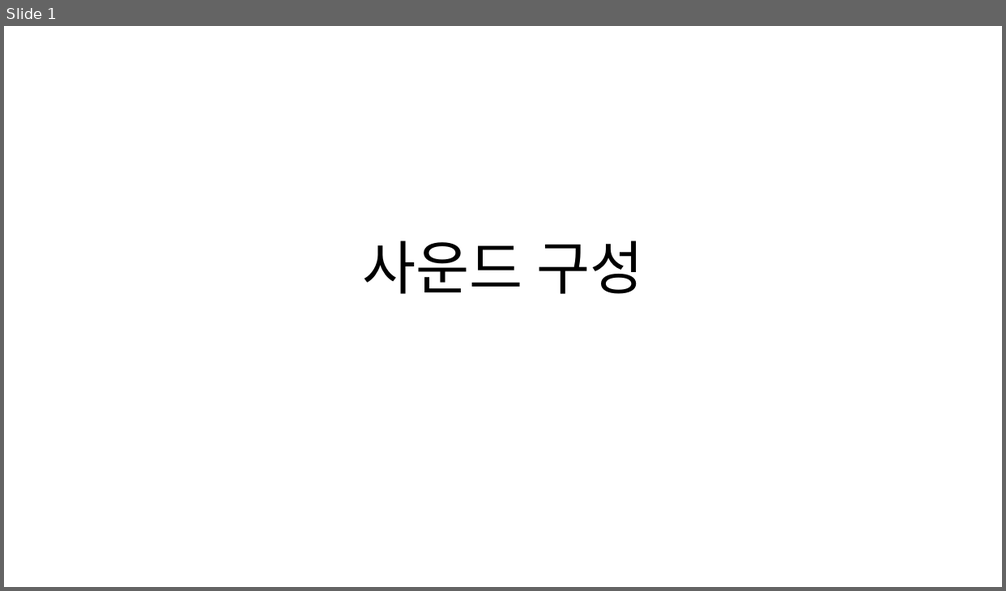
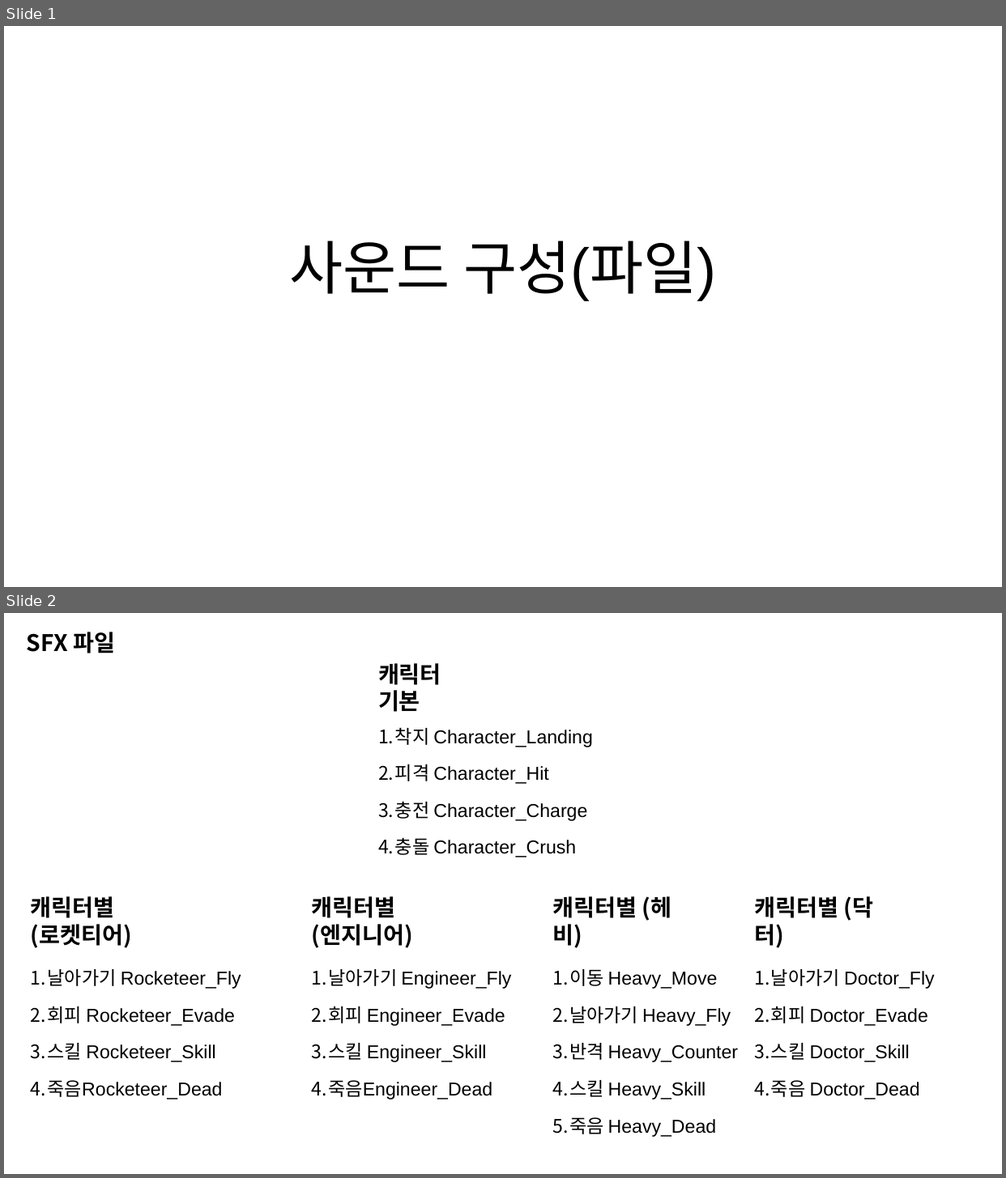
Before and after one commit to penspanic/ITWGamejam, a slide deck: Resource/Sound/RocketMan_사운드구성.pptx. Shown one above the other, each under a label of ours: slide 1 before the commit, slides 1 and 2 after it. The pictures are 1006x591 and 1006x1178 pixels, drawn with LibreOffice and Linux fonts; fonts in the diff are those of the drawing. Boxes give left, top, right and bottom in pixels: in the first picture for what was removed or moved away, otherwise in the second. Text is boxed around its words. In the diff, an @@ line names an element or a change of style, - is before the commit and + after.

Commit message:
[고요한] SFX,BGM 인게임 음원 파일들 Resource/Sound 폴더에 저장

```diff
--- a/Resource/Sound/RocketMan_사운드구성.pptx
+++ b/Resource/Sound/RocketMan_사운드구성.pptx
@@ slide 2 added at [4, 613, 1002, 1174], background #FFFFFF @@
@@ text added at [27, 632, 115, 653], 44 pt, text #000000, bold @@
+SFX 파일
@@ text added at [378, 663, 441, 712], 44 pt, text #000000, bold @@
+캐릭터 기본
@@ text added at [378, 727, 592, 858], 36 pt, text #000000 @@
+1. 착지 Character_Landing
+2. 피격 Character_Hit
+3. 충전 Character_Charge
+4. 충돌 Character_Crush
@@ text added at [31, 897, 132, 948], 44 pt, text #000000, bold @@
+캐릭터별 (로켓티어)
@@ text added at [312, 897, 413, 948], 44 pt, text #000000, bold @@
+캐릭터별 (엔지니어)
@@ text added at [552, 897, 672, 948], 44 pt, text #000000, bold @@
+캐릭터별 (헤비)
@@ text added at [754, 897, 874, 948], 44 pt, text #000000, bold @@
+캐릭터별 (닥터)
@@ text added at [31, 969, 241, 1100], 36 pt, text #000000 @@
+1. 날아가기 Rocketeer_Fly
+2. 회피 Rocketeer_Evade
+3. 스킬 Rocketeer_Skill
+4. 죽음Rocketeer_Dead
@@ text added at [312, 969, 511, 1100], 36 pt, text #000000 @@
+1. 날아가기 Engineer_Fly
+2. 회피 Engineer_Evade
+3. 스킬 Engineer_Skill
+4. 죽음Engineer_Dead
@@ text added at [552, 969, 738, 1137], 36 pt, text #000000 @@
+1. 이동 Heavy_Move
+2. 날아가기 Heavy_Fly
+3. 반격 Heavy_Counter
+4. 스킬 Heavy_Skill
+5. 죽음 Heavy_Dead
@@ text added at [754, 969, 935, 1100], 36 pt, text #000000 @@
+1. 날아가기 Doctor_Fly
+2. 회피 Doctor_Evade
+3. 스킬 Doctor_Skill
+4. 죽음 Doctor_Dead
@@ slide 1 changed as well @@
@@ title at [290, 241, 716, 301]: text changed @@
-사운드 구성
+사운드 구성(파일)
```
Also in this commit, not shown: 1 other slide added, 10 slides removed, 34 other files.
